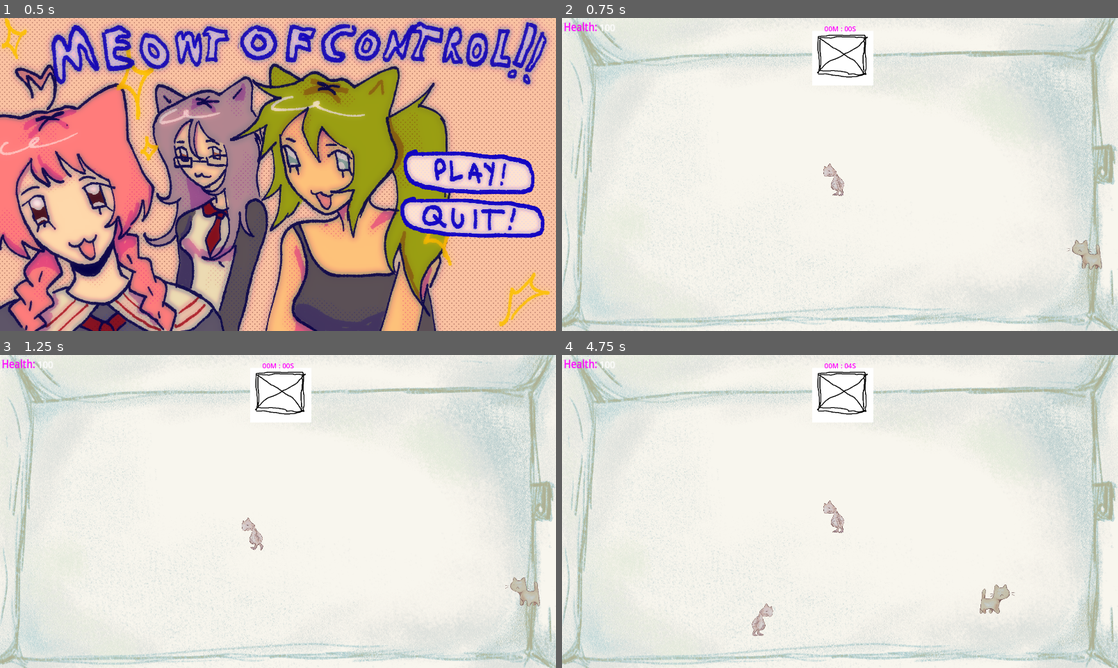
Above: before the commit, frames 1-4 (two rows, left to right).
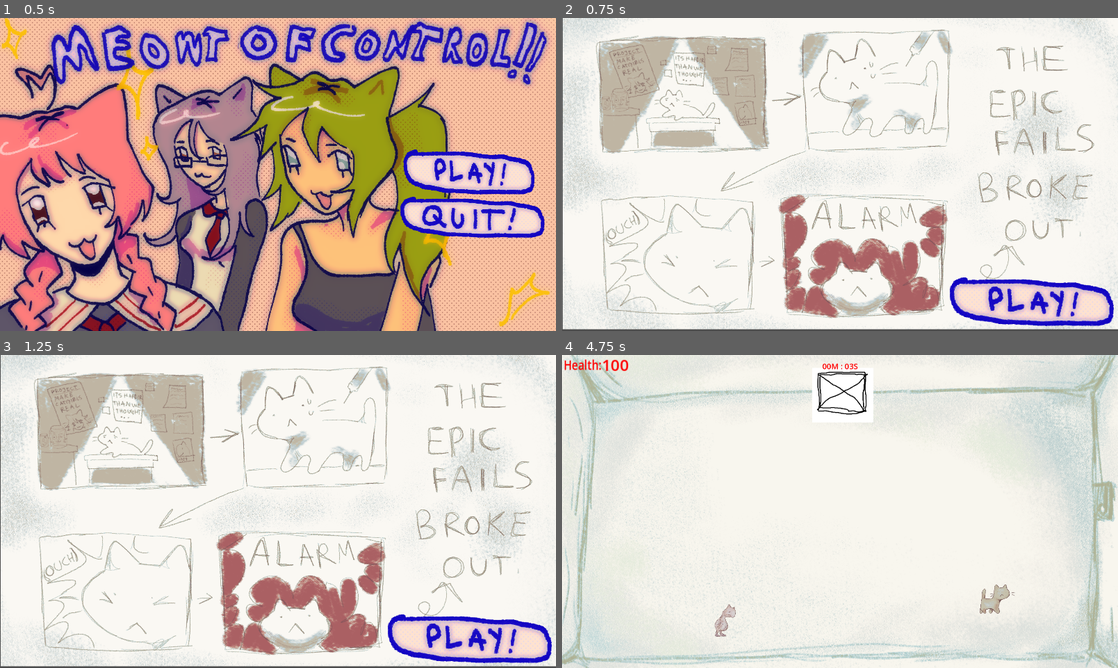
Above: after the commit, the same moments.

Repository: RobertKadak/GameCamp-2024
Game: Godot game, scene res://Menu folder/menu.tscn
Same seed, same stepped clock (60 frames per second), same inputs: the game is played once before the commit and once after it.
Inputs (mouse positions are in pixels of both pictures, inside the frame that each line leads up to):
- Up to frame 1 (0.5 s): no input
- Up to frame 2 (0.75 s): click (1034, 171) at 0.5 s
- Up to frame 3 (1.25 s): no input
- Up to frame 4 (4.75 s): click (1029, 639) at 1.27 s; tap Enter (ui_accept) at 2, 2.27, 3.02, 4.52 s; move the mouse to (962, 495) at 2.02 s; hold D (move_right) 2.03-3.53 s; click (962, 495) at 2.1 s; move the mouse to (728, 527) at 2.77 s; right-click (728, 527) at 2.85 s; move the mouse to (895, 442) at 3.52 s; hold A (move_left) 3.53-4.28 s; tap Shift (move_dash) at 3.6 s; move the mouse to (812, 574) at 4.27 s; hold D (move_right) from 4.28 s (still down); click (812, 574) at 4.35 s

Frame 1 is identical in both runs. In frame 2, 34% of the frame differs, in the area x 0-100%, y 0-100%; in frame 3, 34%; in frame 4, 0.9%.

Commit message:
yesyesguud

Diff:
--- a/Menu folder/menu.gd
+++ b/Menu folder/menu.gd
@@ -2,7 +2,7 @@
 
 
 func _on_start_button_pressed() -> void:
-	get_tree().change_scene_to_file("res://scenes/levels/level_1.tscn")
+	get_tree().change_scene_to_file("res://scenes/cut_scene.tscn")
 	pass # Replace with function body.
 
 
--- /dev/null
+++ b/scenes/cut_scene.tscn
@@ -0,0 +1,31 @@
+[gd_scene load_steps=4 format=3 uid="uid://dy56e2tyl3tuy"]
+
+[ext_resource type="Texture2D" uid="uid://dpwb0iy50bdoh" path="res://assets/comic.png" id="1_ivakr"]
+[ext_resource type="Script" path="res://scripts/cut_scene.gd" id="1_lltxp"]
+[ext_resource type="Texture2D" uid="uid://xyrvkcysxotd" path="res://assets/play.png" id="2_ybf6v"]
+
+[node name="cutScene" type="Control"]
+layout_mode = 3
+anchors_preset = 15
+anchor_right = 1.0
+anchor_bottom = 1.0
+grow_horizontal = 2
+grow_vertical = 2
+script = ExtResource("1_lltxp")
+
+[node name="Comic" type="Sprite2D" parent="."]
+position = Vector2(962, 534)
+texture = ExtResource("1_ivakr")
+
+[node name="Button" type="Button" parent="."]
+layout_mode = 0
+offset_left = 1335.0
+offset_top = 891.0
+offset_right = 1909.0
+offset_bottom = 1067.0
+theme_override_colors/icon_hover_color = Color(0.321569, 0.52549, 1, 0.717647)
+theme_override_colors/icon_hover_pressed_color = Color(0.321569, 0.52549, 1, 0.717647)
+icon = ExtResource("2_ybf6v")
+flat = true
+
+[connection signal="pressed" from="Button" to="." method="_on_button_pressed"]
--- a/scenes/levels/hud.tscn
+++ b/scenes/levels/hud.tscn
@@ -1,18 +1,28 @@
-[gd_scene load_steps=6 format=3 uid="uid://df3muplc0mal8"]
+[gd_scene load_steps=9 format=3 uid="uid://df3muplc0mal8"]
 
 [ext_resource type="Script" path="res://scripts/stopwatch_label.gd" id="2_l5hw3"]
 [ext_resource type="Script" path="res://scenes/levels/notifications.gd" id="3_gxsk7"]
 [ext_resource type="Script" path="res://scripts/health_value.gd" id="3_hn4f8"]
 
+[sub_resource type="SystemFont" id="SystemFont_02jre"]
+
 [sub_resource type="LabelSettings" id="LabelSettings_or2ie"]
-font_size = 24
-font_color = Color(1, 0, 1, 1)
+font = SubResource("SystemFont_02jre")
+font_size = 27
+font_color = Color(1, 0, 0, 1)
 outline_color = Color(0.996078, 0, 1, 1)
 shadow_color = Color(1, 0, 0.972549, 0)
 
 [sub_resource type="LabelSettings" id="LabelSettings_g1pgc"]
-font_size = 24
-font_color = Color(1, 0, 1, 1)
+font_size = 27
+font_color = Color(1, 0, 0, 1)
+
+[sub_resource type="SystemFont" id="SystemFont_q0jpa"]
+
+[sub_resource type="LabelSettings" id="LabelSettings_hspki"]
+font = SubResource("SystemFont_q0jpa")
+font_size = 27
+font_color = Color(1, 0, 0, 1)
 
 [node name="HUD" type="Node2D"]
 
@@ -20,9 +30,9 @@
 
 [node name="Health" type="Label" parent="Display"]
 offset_left = 6.0
-offset_top = 1.0
-offset_right = 90.0
-offset_bottom = 35.0
+offset_top = 2.0
+offset_right = 94.0
+offset_bottom = 37.0
 scale = Vector2(1.38282, 1.70745)
 text = "Health:"
 label_settings = SubResource("LabelSettings_or2ie")
@@ -41,12 +51,15 @@
 script = ExtResource("2_l5hw3")
 
 [node name="Health Value" type="Label" parent="Display"]
-offset_left = 129.0
-offset_top = 10.0
-offset_right = 169.0
-offset_bottom = 33.0
+offset_left = 138.0
+offset_top = -3.0
+offset_right = 184.0
+offset_bottom = 34.0
 scale = Vector2(2, 2)
+theme_override_colors/font_color = Color(0.996078, 0, 0, 1)
 text = "100"
+label_settings = SubResource("LabelSettings_hspki")
+tab_stops = PackedFloat32Array(0)
 script = ExtResource("3_hn4f8")
 
 [node name="Notifications" type="Label" parent="Display" groups=["NotificationManager"]]
--- a/scenes/levels/level_1.tscn
+++ b/scenes/levels/level_1.tscn
@@ -64,20 +64,6 @@
 
 [node name="Player" parent="." groups=["Player"] instance=ExtResource("1_nkpfc")]
 position = Vector2(845, 273)
-speed = 400
-health = 100
-melee_attack_range = 200
-charging_ranged_attack = false
-charging_ranged_timer = 0
-is_vertical_switched = false
-is_horizontal_switched = false
-melee_timeout = 0.7
-melee_timeout_counter = 0
-dash_distance = 0.08
-dash_speed = 8
-dash_timeout = 5
-dash_timeout_timer = 0
-speed_multi = 1
 
 [node name="enemy" parent="." node_paths=PackedStringArray("target_to_chase") instance=ExtResource("2_7dsv0")]
 target_to_chase = NodePath("../Player")
--- /dev/null
+++ b/scripts/cut_scene.gd
@@ -0,0 +1,15 @@
+extends Control
+
+
+func _on_start_button_pressed() -> void:
+	get_tree().change_scene_to_file("res://scenes/levels/level_1.tscn")
+	pass # Replace with function body.
+
+
+# Called every frame. 'delta' is the elapsed time since the previous frame.
+func _process(delta: float) -> void:
+	pass
+
+
+func _on_button_pressed() -> void:
+	get_tree().change_scene_to_file("res://scenes/levels/level_1.tscn")
Binary file added: assets/comic.png
Not shown, added: assets/comic.png.import
Not shown: 1 places in scenes/levels/level_1.tscn that only renumber resources
Not shown, added: assets/never.zip
